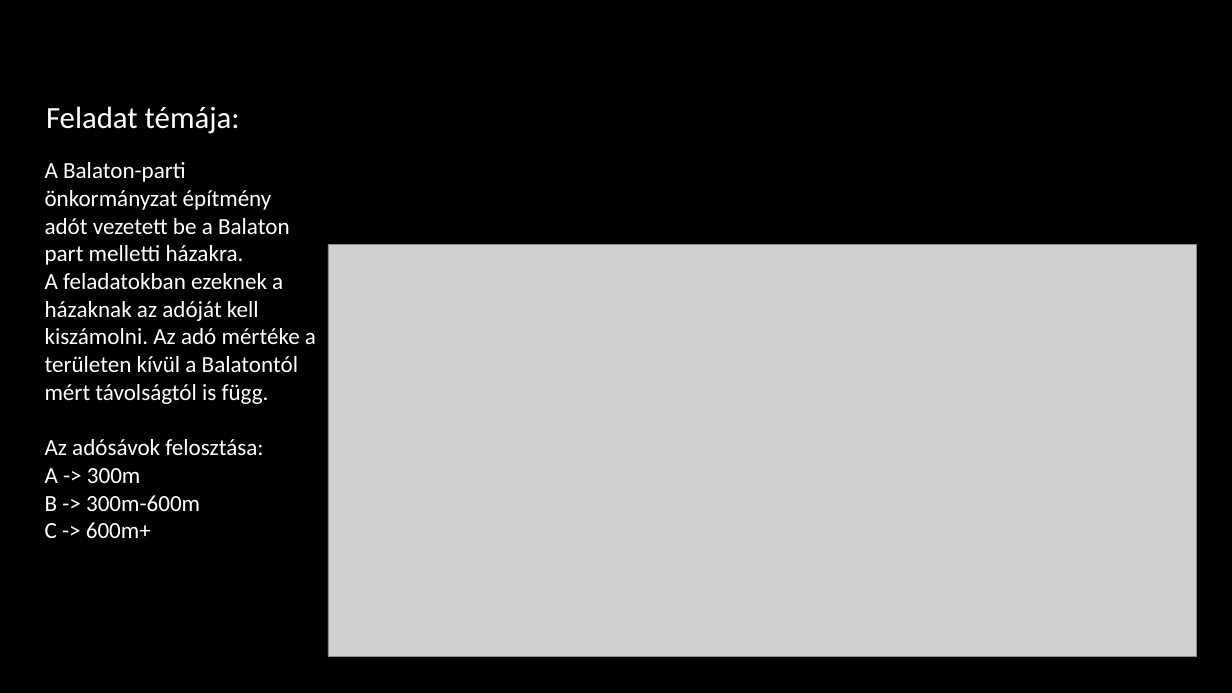
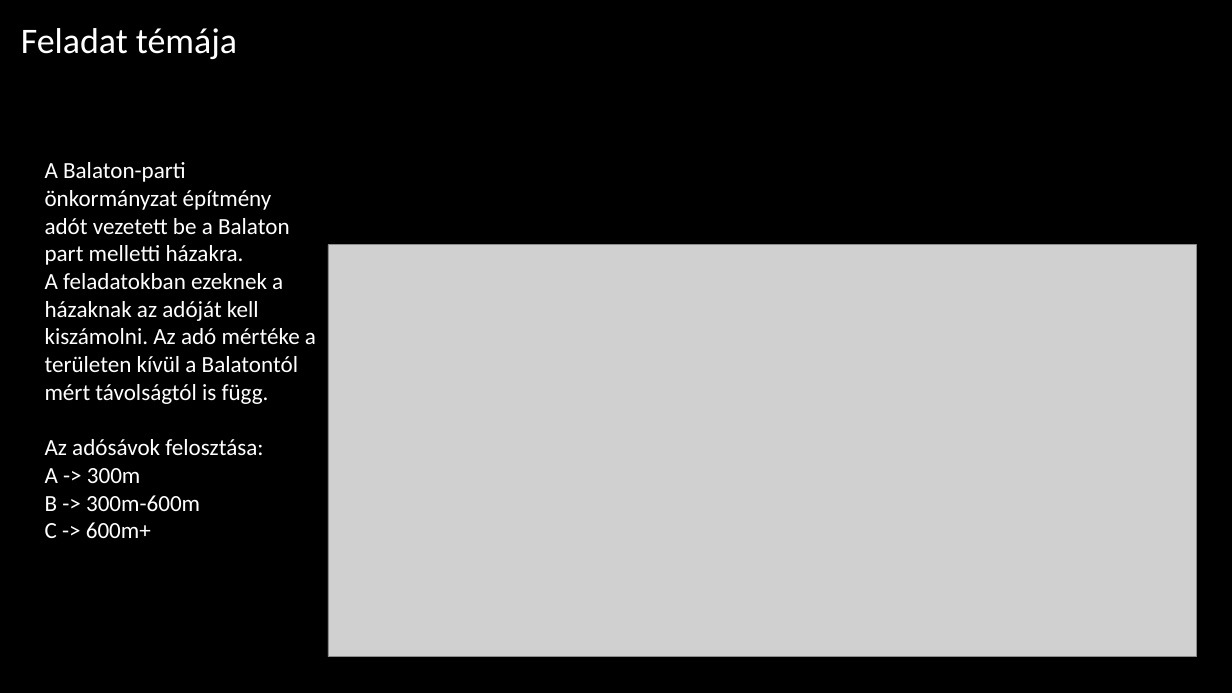
Before and after one commit to Geher-Marcell/Proj1-Epitmenyado-10A_B, a slide deck: slide 2 of BEMUTATÓ.pptx. Drawn at 1232x693 pixels with LibreOffice and Linux fonts; fonts in the diff are those of the drawing; grey boxes stand for pictures; background and template pictures are left out. Boxes give left, top, right and bottom in pixels: in the first picture for what was removed or moved away, otherwise in the second. Text is boxed around its words. In the diff, an @@ line names an element or a change of style, - is before the commit and + after.

```diff
--- a/BEMUTATÓ.pptx
+++ b/BEMUTATÓ.pptx
@@ text at <box>21,28,237,59</box>: text changed; size 24 to 28 pt @@
-Feladat témája:
+Feladat témája
```
Also in this commit, not shown: 2 other slides changed.
